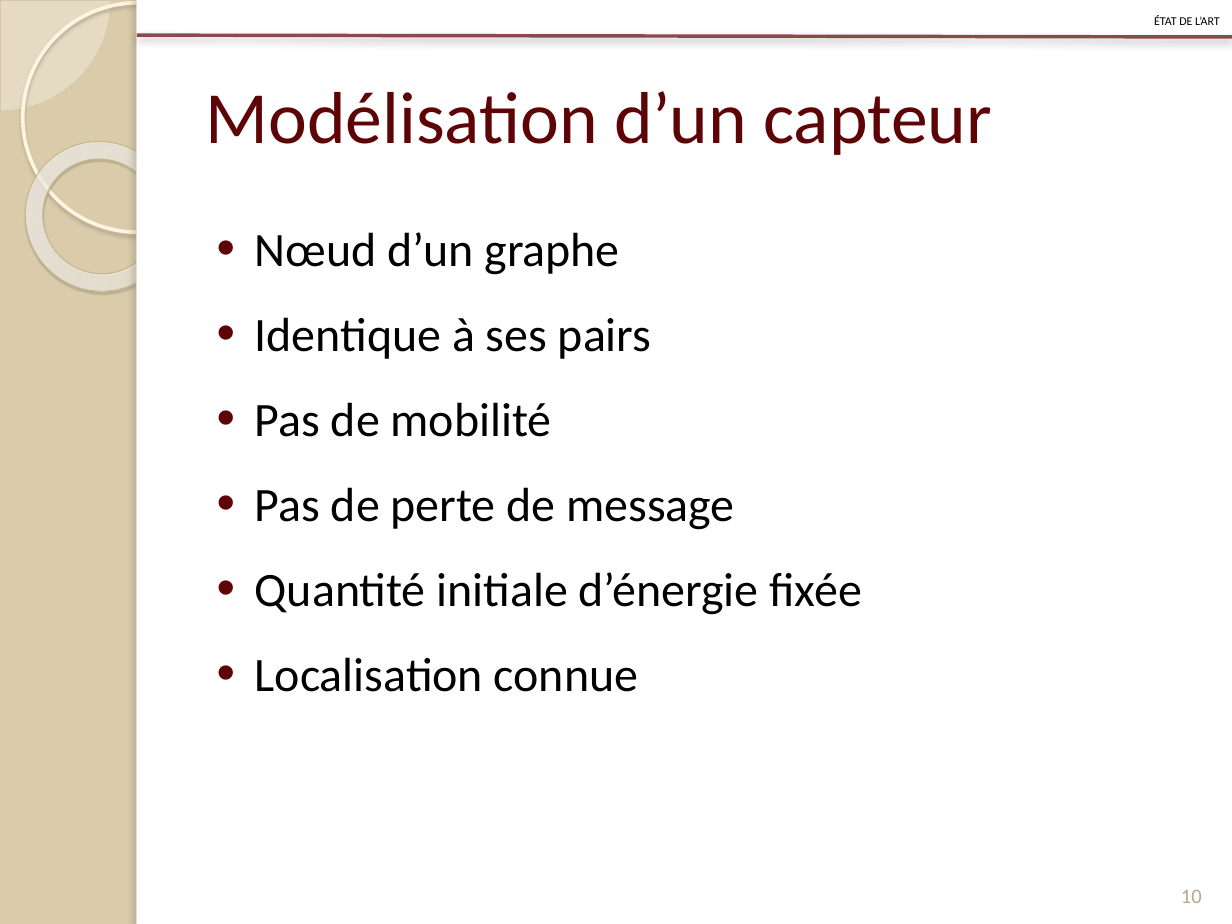
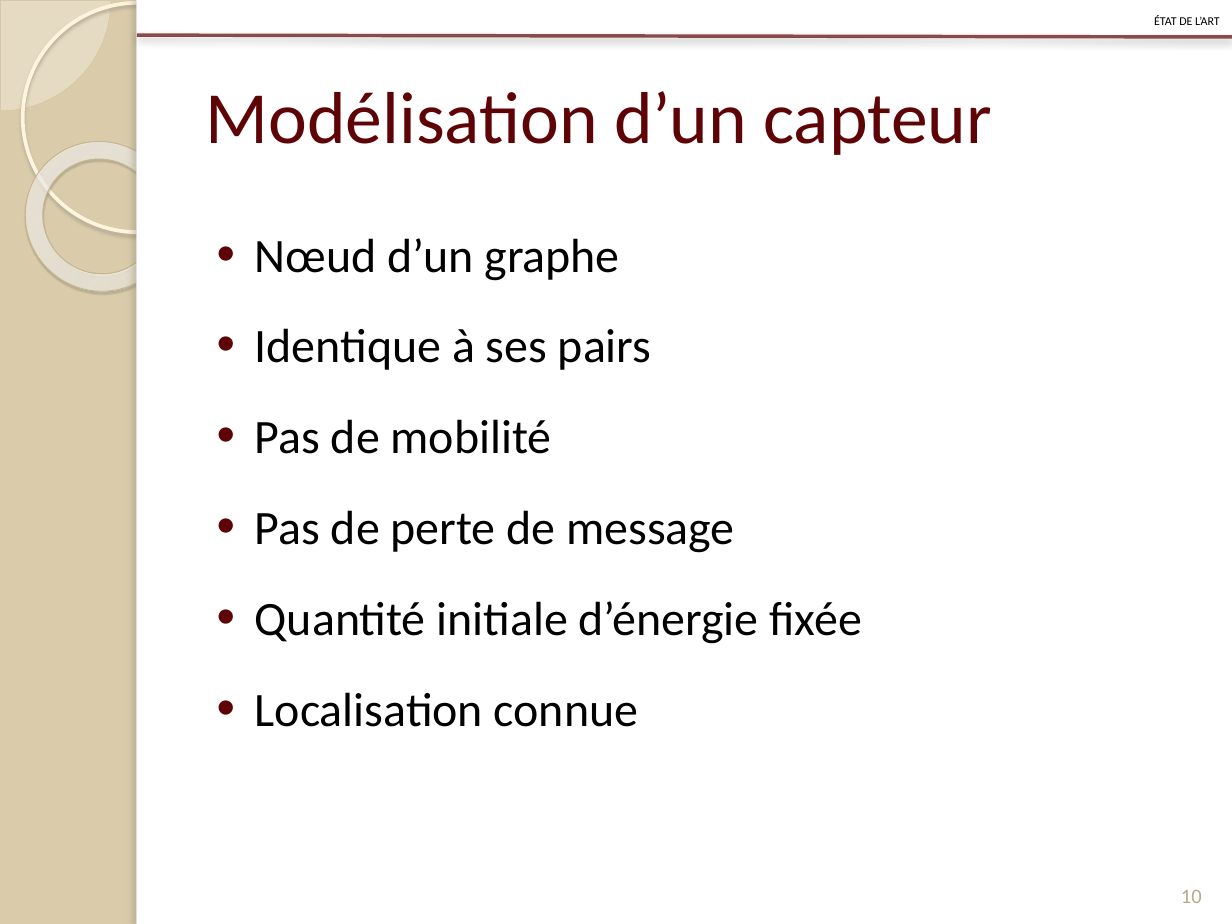
Before and after one commit to Patre/Energy-saving-in-sensors--networks, a slide deck: slide 10 of Redaction/Presentation/pres.pptx. Drawn at 1232x924 pixels with LibreOffice and Linux fonts; fonts in the diff are those of the drawing. Boxes give left, top, right and bottom in pixels: in the first picture for what was removed or moved away, otherwise in the second. Text is boxed around its words. In the diff, an @@ line names an element or a change of style, - is before the commit and + after.

```diff
--- a/Redaction/Presentation/pres.pptx
+++ b/Redaction/Presentation/pres.pptx
@@ text "Nœud d’un graphe" at (255, 238, 861, 727): line spacing 1.3 to 1.4 @@
```
Also in this commit, not shown: 12 other slides changed, 10 slides added, 4 slides removed, 8 other files.
